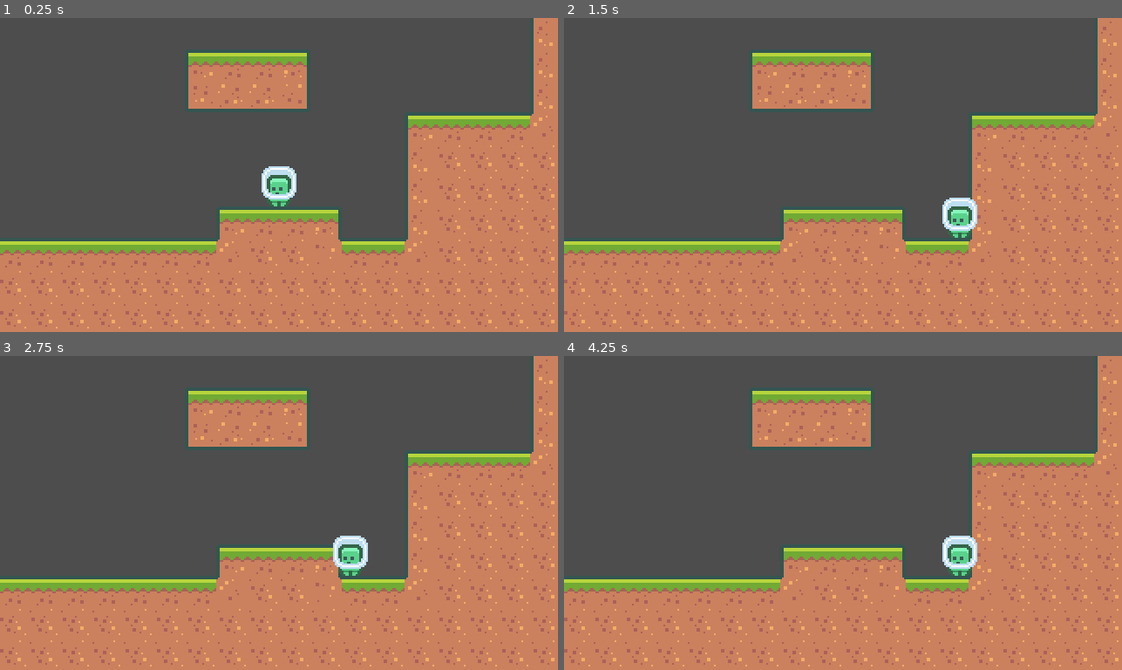
Above: before the commit, frames 1-4 (two rows, left to right).
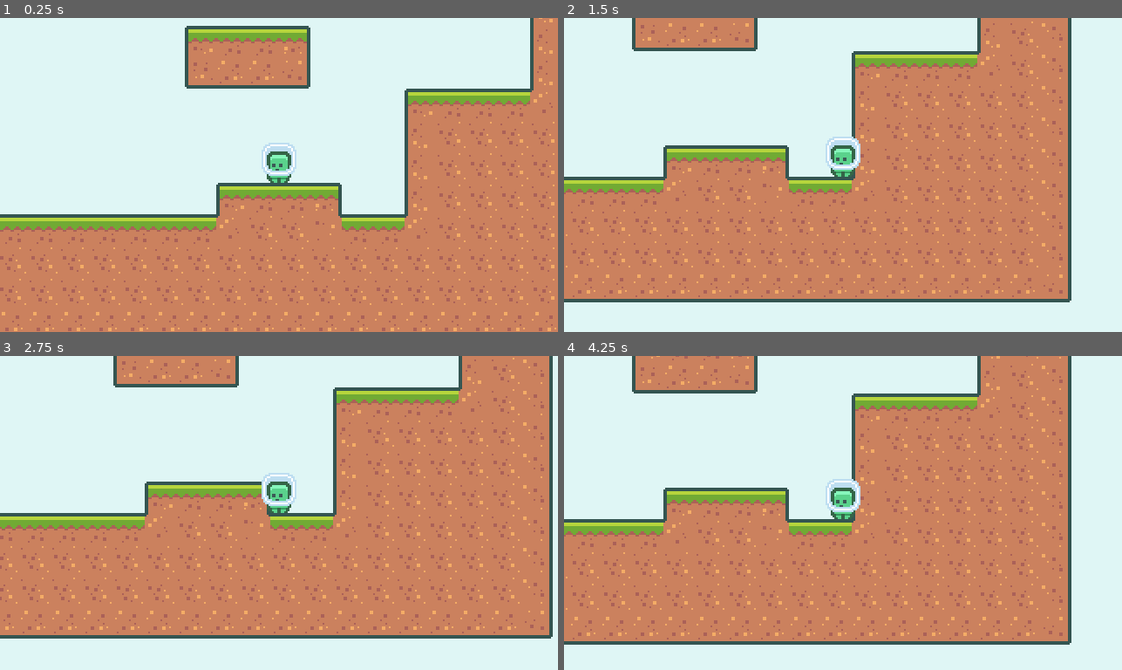
Above: after the commit, the same moments.

Repository: fremydev/2DPlatformerCourse
Game: Godot game, scene res://scenes/main.tscn
Same seed, same stepped clock (60 frames per second), same inputs: the game is played once before the commit and once after it.
Inputs:
- Up to frame 1 (0.25 s): no input
- Up to frame 2 (1.5 s): hold D (move_right) from 0.53 s (still down); tap W (jump) at 0.77 s
- Up to frame 3 (2.75 s): tap W (jump) at 1.52 s; release D (move_right) at 2.03 s; hold A (move_left) from 2.03 s (still down)
- Up to frame 4 (4.25 s): release A (move_left) at 2.78 s; hold D (move_right) from 2.78 s (still down); tap W (jump) at 3.02, 3.77 s

The runs differ from the first frame. In frame 1, 64% of the frame differs, in the area x 0-100%, y 0-100%; in frame 2, 80%; in frame 3, 77%; in frame 4, 79%.

Commit message:
adds camera follow

Diff:
--- a/project.godot
+++ b/project.godot
@@ -21,7 +21,7 @@
 window/size/viewport_height=180
 window/size/window_width_override=1920
 window/size/window_height_override=1080
-window/stretch/mode="viewport"
+window/stretch/mode="canvas_items"
 
 [importer_defaults]
 
@@ -69,5 +69,3 @@
 [rendering]
 
 textures/canvas_textures/default_texture_filter=0
-2d/snap/snap_2d_transforms_to_pixel=true
-2d/snap/snap_2d_vertices_to_pixel=true
--- /dev/null
+++ b/scenes/game_camera.gd
@@ -0,0 +1,21 @@
+extends Camera2D
+
+var target_position: Vector2 = Vector2.ZERO
+@export var background_color: Color
+
+
+func _ready():
+	RenderingServer.set_default_clear_color(background_color)
+
+
+func _process(delta):
+	acquire_target_position()
+
+	global_position = lerp(target_position, global_position, pow(2, -15 * delta))
+
+
+func acquire_target_position() -> void:
+	var players: Array[Node] = get_tree().get_nodes_in_group("player")
+	if players.size() > 0:
+		var player: Node = players[0]
+		target_position = player.global_position
--- /dev/null
+++ b/scenes/game_camera.tscn
@@ -0,0 +1,7 @@
+[gd_scene load_steps=2 format=3 uid="uid://cetj7c71bp8ot"]
+
+[ext_resource type="Script" path="res://scenes/game_camera.gd" id="1_d23v5"]
+
+[node name="GameCamera" type="Camera2D"]
+script = ExtResource("1_d23v5")
+background_color = Color(0.87451, 0.964706, 0.960784, 1)
--- a/scenes/main.tscn
+++ b/scenes/main.tscn
@@ -1,7 +1,8 @@
-[gd_scene load_steps=5 format=3 uid="uid://t2x3dqty0g52"]
+[gd_scene load_steps=6 format=3 uid="uid://t2x3dqty0g52"]
 
 [ext_resource type="Texture2D" uid="uid://wdf2qoeealq2" path="res://assets/tiles/tiles_packed.png" id="1_t5ctj"]
 [ext_resource type="PackedScene" uid="uid://cjt0vjgnbptp3" path="res://scenes/player.tscn" id="2_tvh4v"]
+[ext_resource type="PackedScene" uid="uid://cetj7c71bp8ot" path="res://scenes/game_camera.tscn" id="3_wsuwq"]
 
 [sub_resource type="TileSetAtlasSource" id="TileSetAtlasSource_6pkq3"]
 texture = ExtResource("1_t5ctj")
@@ -706,4 +707,4 @@
 
 [node name="Player" parent="." instance=ExtResource("2_tvh4v")]
 
-[node name="Camera2D" type="Camera2D" parent="."]
+[node name="GameCamera" parent="." instance=ExtResource("3_wsuwq")]
--- a/scenes/player.tscn
+++ b/scenes/player.tscn
@@ -6,7 +6,7 @@
 [sub_resource type="RectangleShape2D" id="RectangleShape2D_aaj1n"]
 size = Vector2(10, 20)
 
-[node name="Player" type="CharacterBody2D"]
+[node name="Player" type="CharacterBody2D" groups=["player"]]
 script = ExtResource("1_4kjnd")
 
 [node name="Sprite2D" type="Sprite2D" parent="."]
